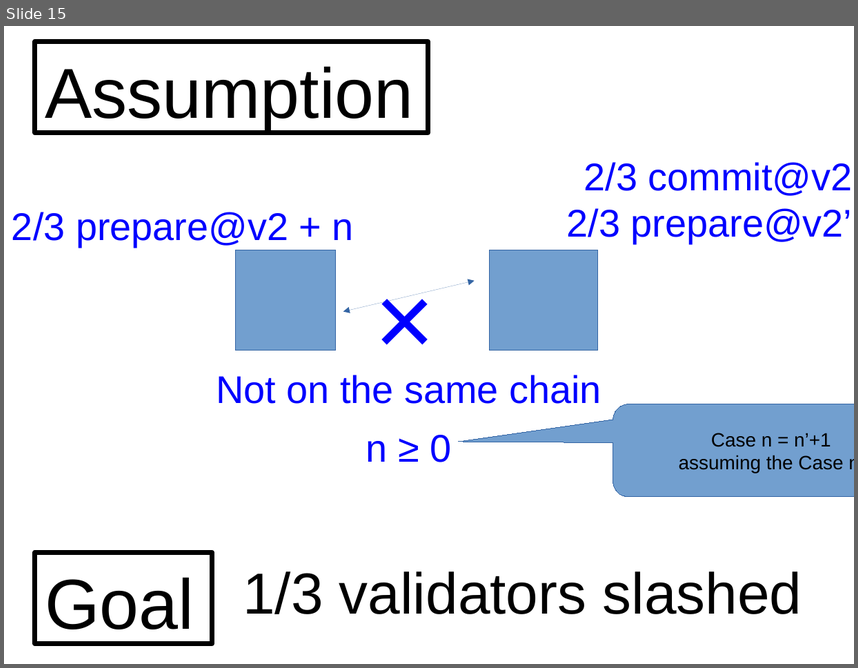
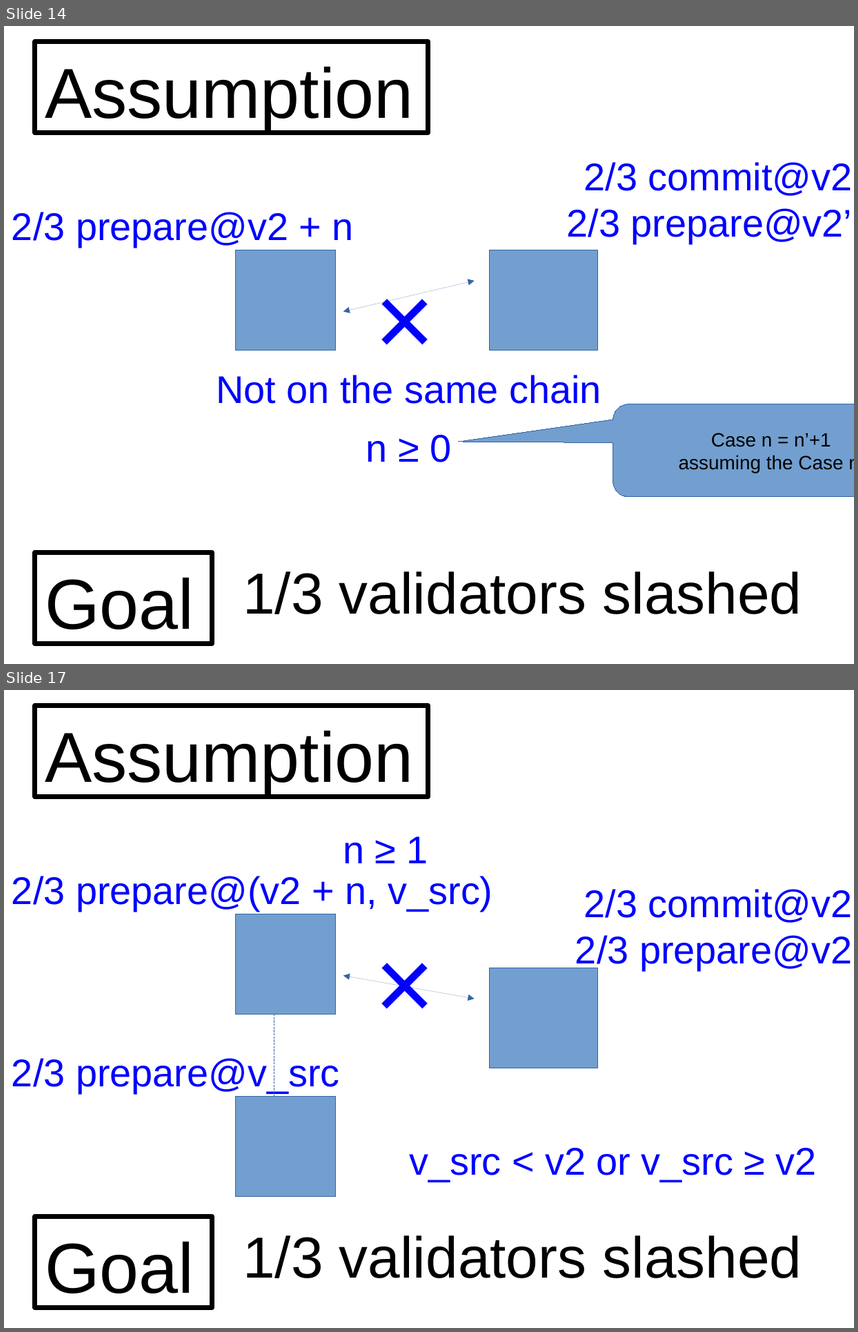
Before and after one commit to palmskog/pos, a slide deck: slide.odp. Shown one above the other, each under a label of ours: slide 15 before the commit, slides 14 and 17 after it; the slides between them are not shown. The pictures are 858x668 and 858x1332 pixels, drawn with LibreOffice and Linux fonts; fonts in the diff are those of the drawing. Boxes give left, top, right and bottom in pixels: in the first picture for what was removed or moved away, otherwise in the second. Text is boxed around its words. In the diff, an @@ line names an element or a change of style, - is before the commit and + after.

```diff
--- a/slide.odp
+++ b/slide.odp
@@ slide 17 added at box(4, 690, 854, 1328), background #FFFFFF @@
@@ rectangle added at box(35, 705, 428, 796), outline #000000 4.31 pt, 66 pt, text #000000 @@
+Assumption
@@ text added at box(343, 836, 428, 863), 36 pt, text #0000FF @@
+n ≥ 1
@@ text added at box(12, 876, 493, 911), 36 pt, text #0000FF @@
+2/3 prepare@(v2 + n, v_src)
@@ text added at box(575, 889, 853, 970), 36 pt, text #0000FF @@
+2/3 commit@v2
+2/3 prepare@v2
@@ rectangle added at box(235, 914, 336, 1014), fill #729FCF, outline #3465A4 0 pt @@
@@ text added at box(351, 914, 459, 1052), 96 pt, text #0000FF @@
+×
@@ double arrow added from (343, 976) to (475, 998), #3465A4 0 pt @@
@@ rectangle added at box(490, 967, 598, 1068), fill #729FCF, outline #3465A4 0 pt @@
@@ line added from (274, 1014) to (274, 1096), #3465A4 0 pt @@
@@ text added at box(12, 1056, 340, 1093), 36 pt, text #0000FF @@
+2/3 prepare@v_src
@@ rectangle added at box(235, 1096, 336, 1196), fill #729FCF, outline #3465A4 0 pt @@
@@ text added at box(409, 1147, 817, 1181), 36 pt, text #0000FF @@
+v_src < v2 or v_src ≥ v2
@@ rectangle added at box(35, 1216, 212, 1307), outline #000000 4.31 pt, 66 pt, text #000000 @@
+Goal
@@ text added at box(243, 1235, 802, 1278), 54 pt, text #000000 @@
+1/3 validators slashed
@@ what was slide 15 is now slide 14 @@
```
Also in this commit, not shown: 6 other slides added.
